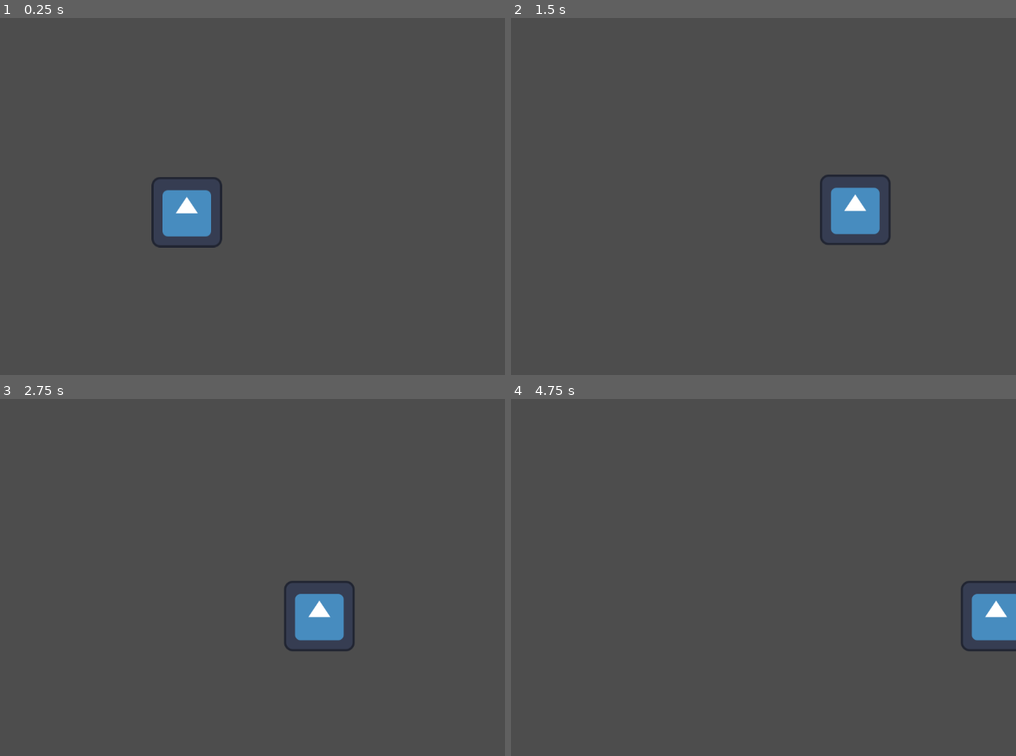
Above: before the commit, frames 1-4 (two rows, left to right).
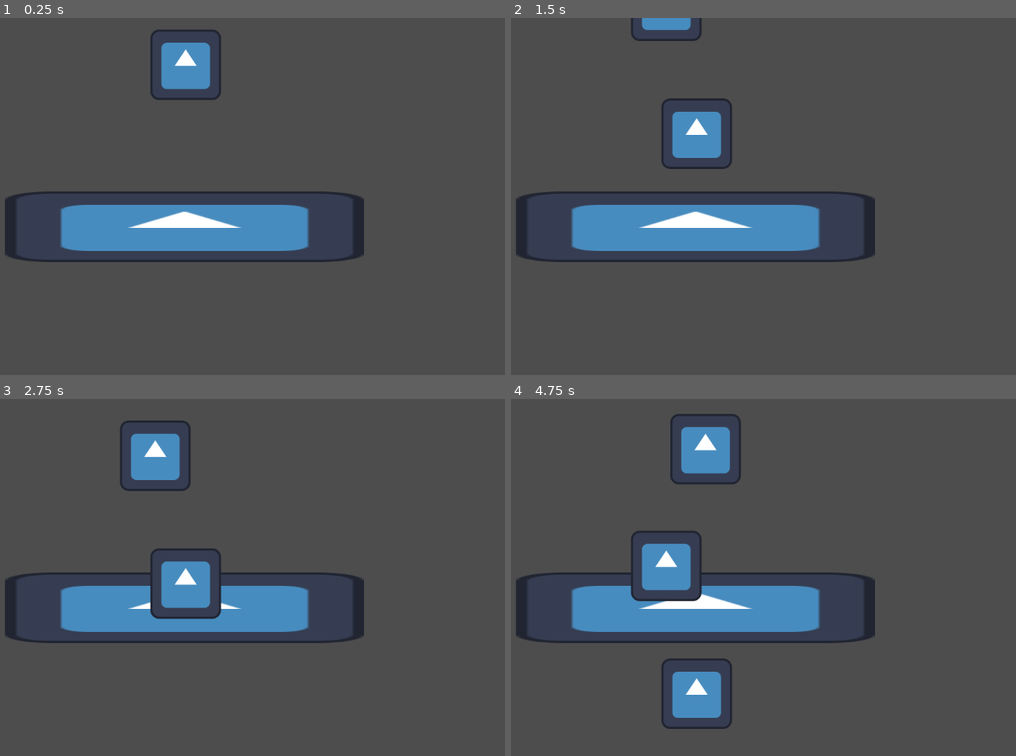
Above: after the commit, the same moments.

Repository: anfray-lapeyre/MADz-GameJam-04-2025
Game: Godot game, scene res://Scenes/Levels/map_test_max.tscn
Same seed, same stepped clock (60 frames per second), same inputs: the game is played once before the commit and once after it. The engine's default icon, where the game draws it, is replaced by a stand-in: a white triangle on a blue panel in a dark square.
Inputs:
- Up to frame 1 (0.25 s): no input
- Up to frame 2 (1.5 s): tap Enter (ui_accept) at 0.5, 0.6, 0.77, 1.07, 1.35 s; hold Right (ui_right) from 0.53 s (still down)
- Up to frame 3 (2.75 s): tap Enter (ui_accept) at 1.52, 1.82, 2.1 s; release Right (ui_right) at 2.03 s; hold Left (ui_left) from 2.03 s (still down)
- Up to frame 4 (4.75 s): release Left (ui_left) at 2.78 s; hold Right (ui_right) 2.78-4.28 s; tap Enter (ui_accept) at 2.85, 3.02, 3.32, 3.6, 3.77, 4.07, 4.35, 4.52 s; hold Left (ui_left) from 4.28 s (still down)

The runs differ from the first frame. In frame 1, 9.8% of the frame differs, in the area x 0-73%, y 3-69%; in frame 2, 11%; in frame 3, 11%; in frame 4, 14%, in the area x 0-100%, y 4-93%.

Commit message:
Started Physics on experiences and deleted ground collision on accident lol

Diff:
--- a/the_souls_balance/Scenes/Levels/map_test_max.tscn
+++ b/the_souls_balance/Scenes/Levels/map_test_max.tscn
@@ -1,17 +1,31 @@
-[gd_scene load_steps=3 format=3 uid="uid://dutmn56llcgu6"]
+[gd_scene load_steps=4 format=3 uid="uid://dutmn56llcgu6"]
 
-[ext_resource type="PackedScene" uid="uid://csvwci44smh26" path="res://Scenes/Objects/Experiences/obj_parent_piece.tscn" id="1_rijgl"]
+[ext_resource type="Texture2D" uid="uid://dp7igmvsk0mcr" path="res://Assets/2D/icon.svg" id="1_fau7e"]
+[ext_resource type="PackedScene" uid="uid://csvwci44smh26" path="res://Scenes/Objects/Experiences/obj_parent_experience.tscn" id="1_rijgl"]
 
-[sub_resource type="WorldBoundaryShape2D" id="WorldBoundaryShape2D_mvf2v"]
-distance = -133.0
+[sub_resource type="RectangleShape2D" id="RectangleShape2D_ix5m4"]
+size = Vector2(652, 119)
 
 [node name="Node2D" type="Node2D"]
 
 [node name="Ground" type="StaticBody2D" parent="."]
 
 [node name="CollisionShape2D" type="CollisionShape2D" parent="Ground"]
-shape = SubResource("WorldBoundaryShape2D_mvf2v")
+position = Vector2(-3, 49.5)
+shape = SubResource("RectangleShape2D_ix5m4")
+
+[node name="Sprite2D" type="Sprite2D" parent="Ground"]
+position = Vector2(-4, 55)
+scale = Vector2(5.07813, 1)
+texture = ExtResource("1_fau7e")
 
 [node name="Camera2D" type="Camera2D" parent="."]
 
 [node name="parent piece" parent="." instance=ExtResource("1_rijgl")]
+position = Vector2(-2, -264)
+
+[node name="parent piece2" parent="." instance=ExtResource("1_rijgl")]
+position = Vector2(-57, -496)
+
+[node name="parent piece3" parent="." instance=ExtResource("1_rijgl")]
+position = Vector2(14, -708)
--- /dev/null
+++ b/the_souls_balance/Scenes/Objects/Experiences/obj_parent_experience.tscn
@@ -0,0 +1,24 @@
+[gd_scene load_steps=5 format=3 uid="uid://csvwci44smh26"]
+
+[ext_resource type="Texture2D" uid="uid://dp7igmvsk0mcr" path="res://Assets/2D/icon.svg" id="1_7giel"]
+[ext_resource type="Script" path="res://Scripts/Global/scr_parent_experience.gd" id="1_717cv"]
+
+[sub_resource type="RectangleShape2D" id="RectangleShape2D_v1gpg"]
+size = Vector2(126, 126)
+
+[sub_resource type="RectangleShape2D" id="RectangleShape2D_807hs"]
+size = Vector2(128, 128)
+
+[node name="parent piece" type="RigidBody2D"]
+script = ExtResource("1_717cv")
+
+[node name="CollisionShape2D" type="CollisionShape2D" parent="."]
+shape = SubResource("RectangleShape2D_v1gpg")
+
+[node name="Sprite2D" type="Sprite2D" parent="."]
+texture = ExtResource("1_7giel")
+
+[node name="Area2D" type="Area2D" parent="."]
+
+[node name="CollisionShape2D" type="CollisionShape2D" parent="Area2D"]
+shape = SubResource("RectangleShape2D_807hs")
--- a/the_souls_balance/Scenes/Objects/Experiences/obj_parent_piece.gd
+++ /dev/null
@@ -1,25 +0,0 @@
-extends CharacterBody2D
-
-
-const SPEED = 300.0
-const JUMP_VELOCITY = -400.0
-
-
-func _physics_process(delta: float) -> void:
-	# Add the gravity.
-	if not is_on_floor():
-		velocity += get_gravity() * delta
-
-	# Handle jump.
-	if Input.is_action_just_pressed("ui_accept") and is_on_floor():
-		velocity.y = JUMP_VELOCITY
-
-	# Get the input direction and handle the movement/deceleration.
-	# As good practice, you should replace UI actions with custom gameplay actions.
-	var direction := Input.get_axis("ui_left", "ui_right")
-	if direction:
-		velocity.x = direction * SPEED
-	else:
-		velocity.x = move_toward(velocity.x, 0, SPEED)
-
-	move_and_slide()
--- a/the_souls_balance/Scenes/Objects/Experiences/obj_parent_piece.tscn
+++ /dev/null
@@ -1,16 +0,0 @@
-[gd_scene load_steps=4 format=3 uid="uid://csvwci44smh26"]
-
-[ext_resource type="Texture2D" uid="uid://dp7igmvsk0mcr" path="res://Assets/2D/icon.svg" id="1_7giel"]
-[ext_resource type="Script" path="res://Scenes/Objects/Experiences/obj_parent_piece.gd" id="1_717cv"]
-
-[sub_resource type="RectangleShape2D" id="RectangleShape2D_v1gpg"]
-size = Vector2(126, 126)
-
-[node name="parent piece" type="CharacterBody2D"]
-script = ExtResource("1_717cv")
-
-[node name="CollisionShape2D" type="CollisionShape2D" parent="."]
-shape = SubResource("RectangleShape2D_v1gpg")
-
-[node name="Sprite2D" type="Sprite2D" parent="."]
-texture = ExtResource("1_7giel")
--- /dev/null
+++ b/the_souls_balance/Scripts/Global/scr_parent_experience.gd
@@ -0,0 +1,27 @@
+extends RigidBody2D
+
+@export var ex_fall_speed: float = 100.0 #falling speed of the experience
+@export var ex_horizontal_distance: float = 50 #How much movement from left to right the piece goes when input is pressed
+@export_range(0.0,1.0) var ex_smoothiness_of_transition:=0.5  #Between 0 and 1. 1 no smooth, 0 too smooth
+@export var ex_gravity: float = 300.0 #gravity when player doesn't control the experience anymore
+
+var target_position: Vector2
+var is_controlled: bool = true #Var to allow the player to move the experience and activate gravity
+
+func _ready() -> void: #deactivate gravity when launched
+	target_position = global_position
+	gravity_scale = 0.0
+	freeze = true
+
+func _process(delta: float) -> void: #input fonction
+	if is_controlled:
+		if Input.is_action_just_pressed("move_left"):
+			target_position.x -= ex_horizontal_distance
+		elif Input.is_action_just_pressed("move_right"):
+			target_position.x += ex_horizontal_distance
+
+		global_position.x = lerp(global_position.x, target_position.x, ex_smoothiness_of_transition) #Horizontal movement smooth
+		global_position.y += ex_fall_speed * delta #Constant fall
+
+func _set_control_to_false(): #Makes the player loose control of the experience
+	pass
--- a/the_souls_balance/project.godot
+++ b/the_souls_balance/project.godot
@@ -19,6 +19,27 @@
 
 project/assembly_name="The_souls_balance"
 
+[input]
+
+move_left={
+"deadzone": 0.5,
+"events": [Object(InputEventKey,"resource_local_to_scene":false,"resource_name":"","device":-1,"window_id":0,"alt_pressed":false,"shift_pressed":false,"ctrl_pressed":false,"meta_pressed":false,"pressed":false,"keycode":0,"physical_keycode":65,"key_label":0,"unicode":113,"location":0,"echo":false,"script":null)
+, Object(InputEventKey,"resource_local_to_scene":false,"resource_name":"","device":-1,"window_id":0,"alt_pressed":false,"shift_pressed":false,"ctrl_pressed":false,"meta_pressed":false,"pressed":false,"keycode":81,"physical_keycode":0,"key_label":0,"unicode":113,"location":0,"echo":false,"script":null)
+]
+}
+move_right={
+"deadzone": 0.5,
+"events": [Object(InputEventKey,"resource_local_to_scene":false,"resource_name":"","device":-1,"window_id":0,"alt_pressed":false,"shift_pressed":false,"ctrl_pressed":false,"meta_pressed":false,"pressed":false,"keycode":0,"physical_keycode":68,"key_label":0,"unicode":100,"location":0,"echo":false,"script":null)
+, Object(InputEventKey,"resource_local_to_scene":false,"resource_name":"","device":-1,"window_id":0,"alt_pressed":false,"shift_pressed":false,"ctrl_pressed":false,"meta_pressed":false,"pressed":false,"keycode":68,"physical_keycode":0,"key_label":0,"unicode":100,"location":0,"echo":false,"script":null)
+]
+}
+move_down={
+"deadzone": 0.5,
+"events": [Object(InputEventKey,"resource_local_to_scene":false,"resource_name":"","device":-1,"window_id":0,"alt_pressed":false,"shift_pressed":false,"ctrl_pressed":false,"meta_pressed":false,"pressed":false,"keycode":0,"physical_keycode":83,"key_label":0,"unicode":115,"location":0,"echo":false,"script":null)
+, Object(InputEventKey,"resource_local_to_scene":false,"resource_name":"","device":-1,"window_id":0,"alt_pressed":false,"shift_pressed":false,"ctrl_pressed":false,"meta_pressed":false,"pressed":false,"keycode":83,"physical_keycode":0,"key_label":0,"unicode":115,"location":0,"echo":false,"script":null)
+]
+}
+
 [rendering]
 
 renderer/rendering_method="gl_compatibility"
